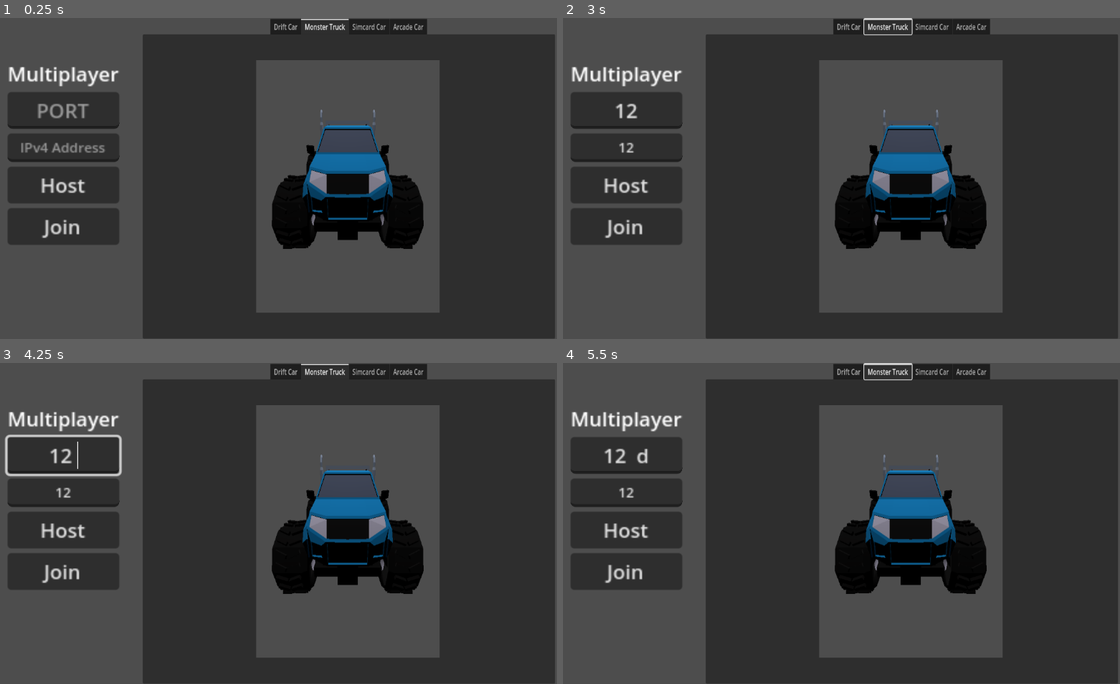
Above: before the commit, frames 1-4 (two rows, left to right).
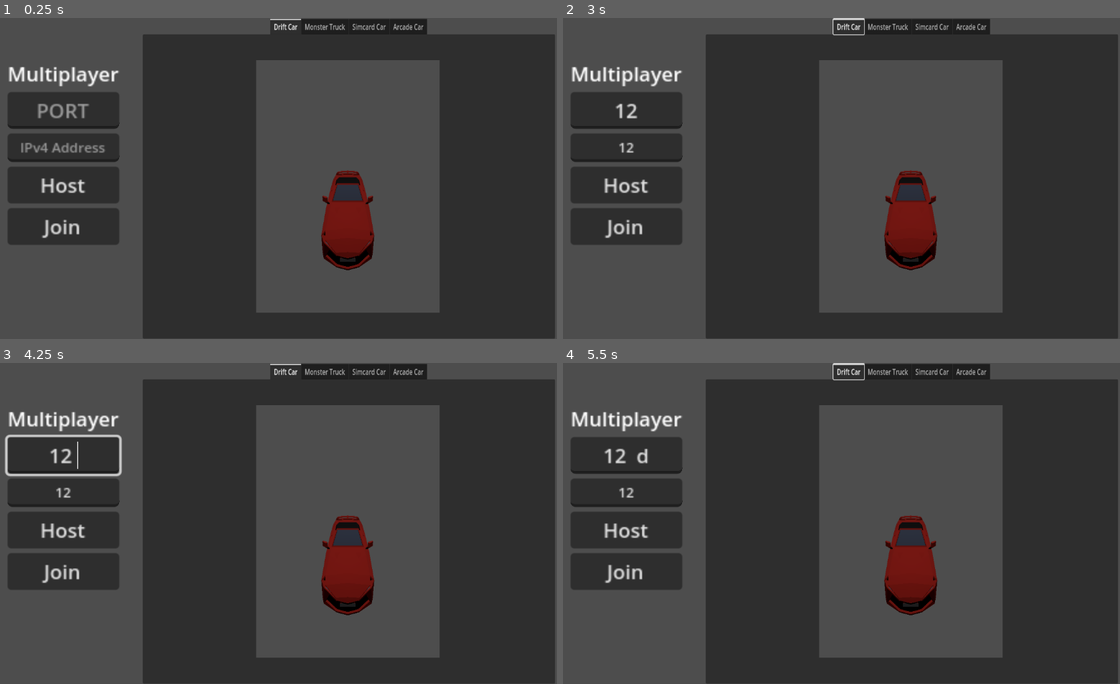
Above: after the commit, the same moments.

Repository: BuddyTynes/Zoomer-Battle
Game: Godot game, scene res://scenes/server/main.tscn
The game is run twice, just before and just after one commit, with the same random seed, the same clock (stepped at 60 frames per second) and the same inputs.
Inputs (mouse positions are in pixels of both pictures, inside the frame that each line leads up to):
- Up to frame 1 (0.25 s): no input
- Up to frame 2 (3 s): click (624, 111) at 0.52 s; type "12" at 0.6 s; click (624, 146) at 0.75 s; type "12" at 0.83 s; click "Host" at 1.25 s; click "Join" at 2 s; move the mouse to (958, 162) at 2.77 s; hold D (Steer Right) from 2.78 s (still down); tap W (Throttle) at 2.85 s
- Up to frame 3 (4.25 s): tap Enter at 3.5 s; move the mouse to (155, 539) at 3.52 s; release D (Steer Right) at 3.53 s; hold S (Brakes) from 3.53 s (still down); tap Shift (activate_jet) at 3.6 s; tap Space (jump_or_clamp) at 3.77 s
- Up to frame 4 (5.5 s): tap Space (jump_or_clamp) at 4.25, 5.27 s; move the mouse to (891, 452) at 4.27 s; release S (Brakes) at 4.28 s; press the mouse at (891, 452) at 4.28 s; hold D (Steer Right) from 4.28 s (still down); tap Enter at 5 s; move the mouse to (802, 587) at 5.02 s; release the mouse at (802, 587) at 5.03 s; tap W (Throttle) at 5.1 s

The runs differ from the first frame. In frame 1, 7.6% of the frame differs, in the area x 48-77%, y 0-79%; in frame 2, 7.8%; in frame 3, 7.6%; in frame 4, 7.8%.
Error before the commit: Invalid access to property or key 'text' on a base object of type 'int'. (res://scripts/server/main.gd:47)
Error after the commit: Invalid access to property or key 'text' on a base object of type 'int'. (res://scripts/server/main.gd:66)

Commit message:
UPnP update.
Using this we can try to forward a port for the user.

Diff:
--- a/scenes/server/car_select.gd
+++ b/scenes/server/car_select.gd
@@ -7,6 +7,8 @@
 	"res://addons/gevp/scenes/simcade_car.tscn",
 	"res://addons/gevp/scenes/arcade_car.tscn"
 ]
+func _ready():
+	_on_tab_selected(0)
 
 # Callback when a tab is selected
 func _on_tab_selected(tab: int) -> void:
--- a/scripts/server/main.gd
+++ b/scripts/server/main.gd
@@ -19,8 +19,27 @@
 	multiplayer.connection_failed.connect(_on_connection_failed)
 	multiplayer.server_disconnected.connect(_on_server_disconnected)
 
+	var upnp = UPNP.new()
+	var discover_result = upnp.discover()
+
+	if discover_result == UPNP.UPNP_RESULT_SUCCESS:
+		if upnp.get_gateway() and upnp.get_gateway().is_valid_gateway():
+			var map_result_udp = upnp.add_port_mapping(9999,9999,"godot_udp", "UDP")
+			var map_result_tcp = upnp.add_port_mapping(9999,9999,"godot_tcp", "TCP")
+
+			if not map_result_udp == UPNP.UPNP_RESULT_SUCCESS:
+				upnp.add_port_mapping(9999,9999,"","UDP")
+			if not map_result_tcp == UPNP.UPNP_RESULT_SUCCESS:
+				upnp.add_port_mapping(9999,9999,"","TCP")
+
+	var external_ip = upnp.query_external_address()
+
+	#closes ports
+	#upnp.delete_port_mapping(9999, "UDP")
+	#upnp.delete_port_mapping(9999, "TCP")
+
 func _on_host_pressed() -> void:
-	port = int(port.text) if port.text != "" else 42069
+	port = int(port.text) if port.text != "" else 9999
 	var error = peer.create_server(port, 9)
 	if !error:
 		start.hide()
@@ -44,7 +63,7 @@
 		print("Failed to create server: ", error)
 
 func _on_join_pressed() -> void:
-	port = int(port.text) if port.text != "" else 42069
+	port = int(port.text) if port.text != "" else 9999
 	ip = ip.text if ip.text != "" else "localhost"
 	var error = peer.create_client(ip, port)
 	if !error:
